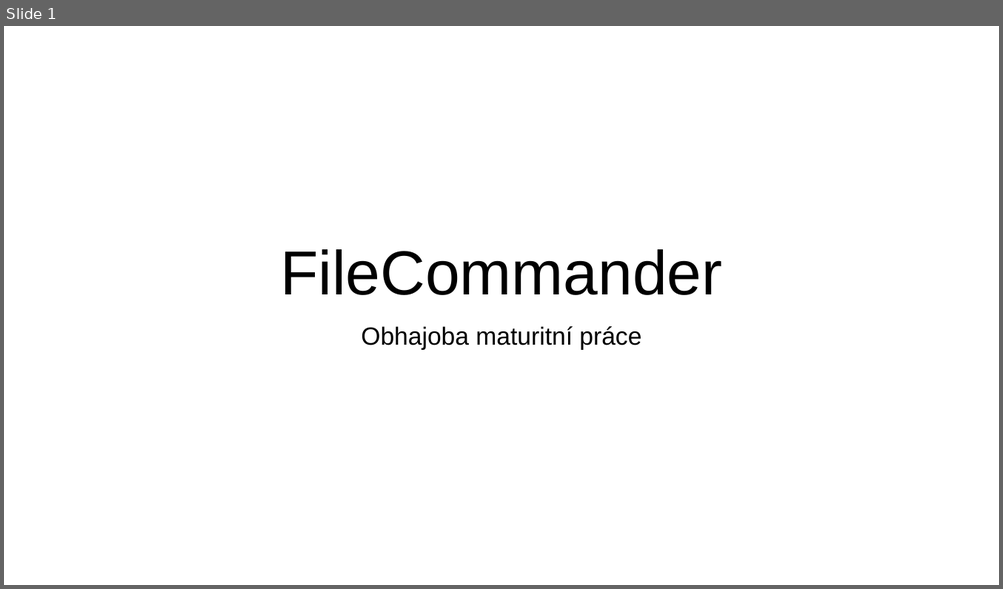
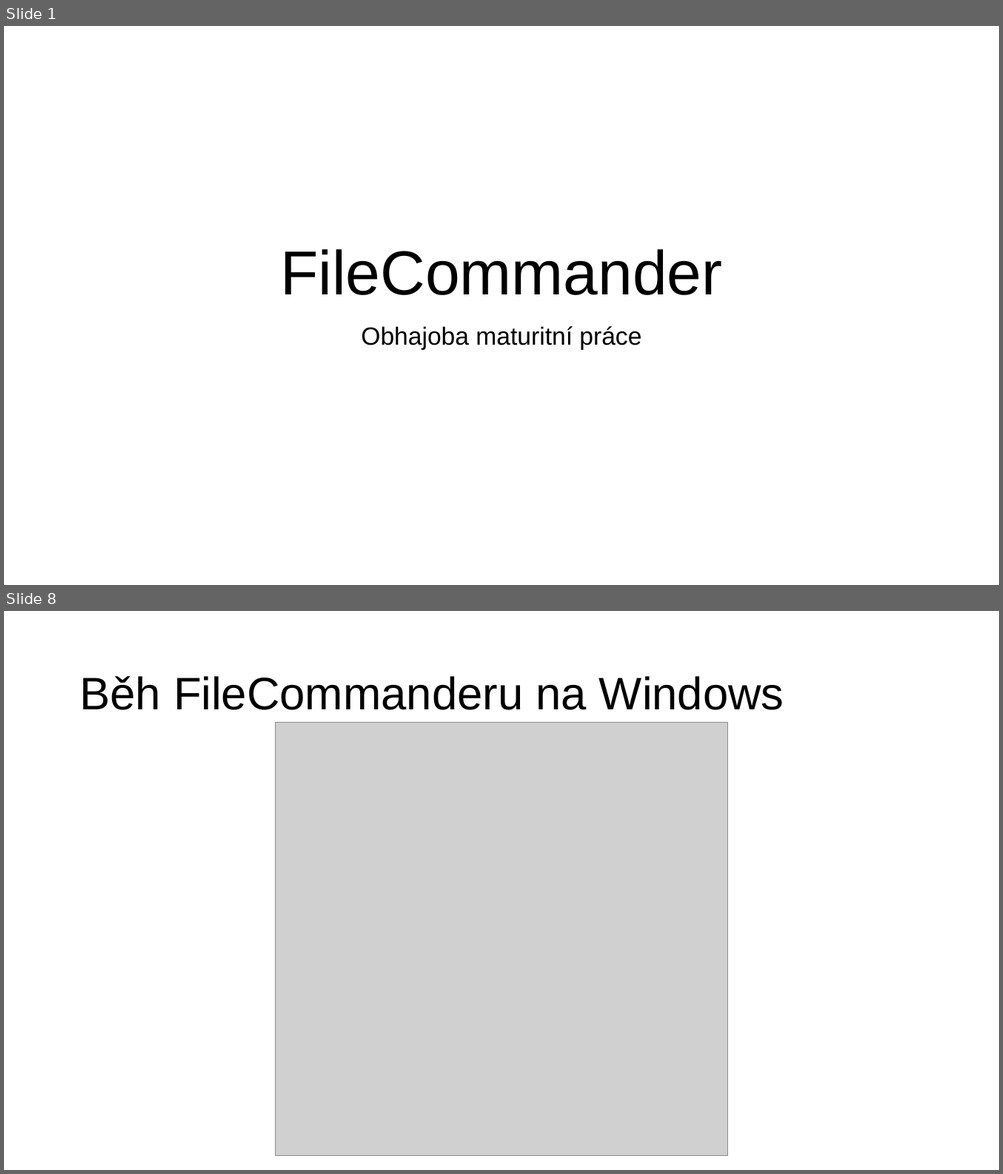
Before and after one commit to Okarisu/FileCommander, a slide deck: Obhajoba.pptx. Shown one above the other, each under a label of ours: slide 1 before the commit, slides 1 and 8 after it; the slides between them are not shown. The pictures are 1003x589 and 1003x1174 pixels, drawn with LibreOffice and Linux fonts; fonts in the diff are those of the drawing; grey boxes stand for pictures. Boxes give left, top, right and bottom in pixels: in the first picture for what was removed or moved away, otherwise in the second. Text is boxed around its words. In the diff, an @@ line names an element or a change of style, - is before the commit and + after.

```diff
--- a/Obhajoba.pptx
+++ b/Obhajoba.pptx
@@ slide 8 added at (4, 611, 999, 1170), background #FFFFFF @@
@@ title added at (79, 676, 784, 710), 44 pt, text #000000 @@
+Běh FileCommanderu na Windows
@@ picture added at (276, 722, 728, 1156) @@
```
Also in this commit, not shown: 2 slides changed, 4 other slides added.
